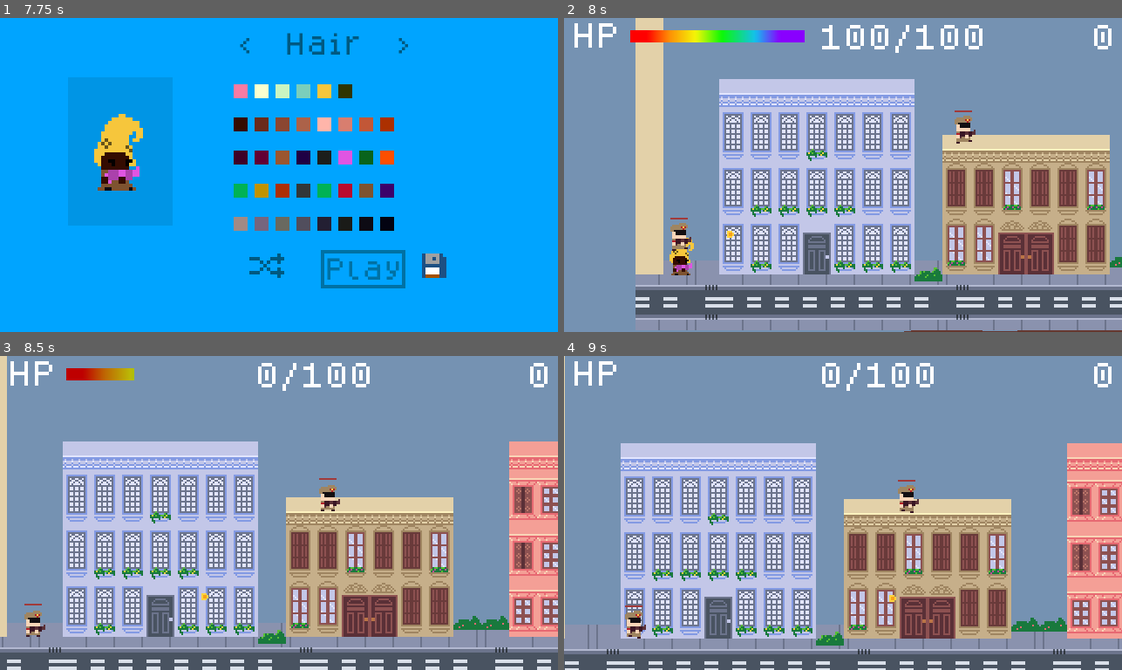
Above: before the commit, frames 1-4 (two rows, left to right).
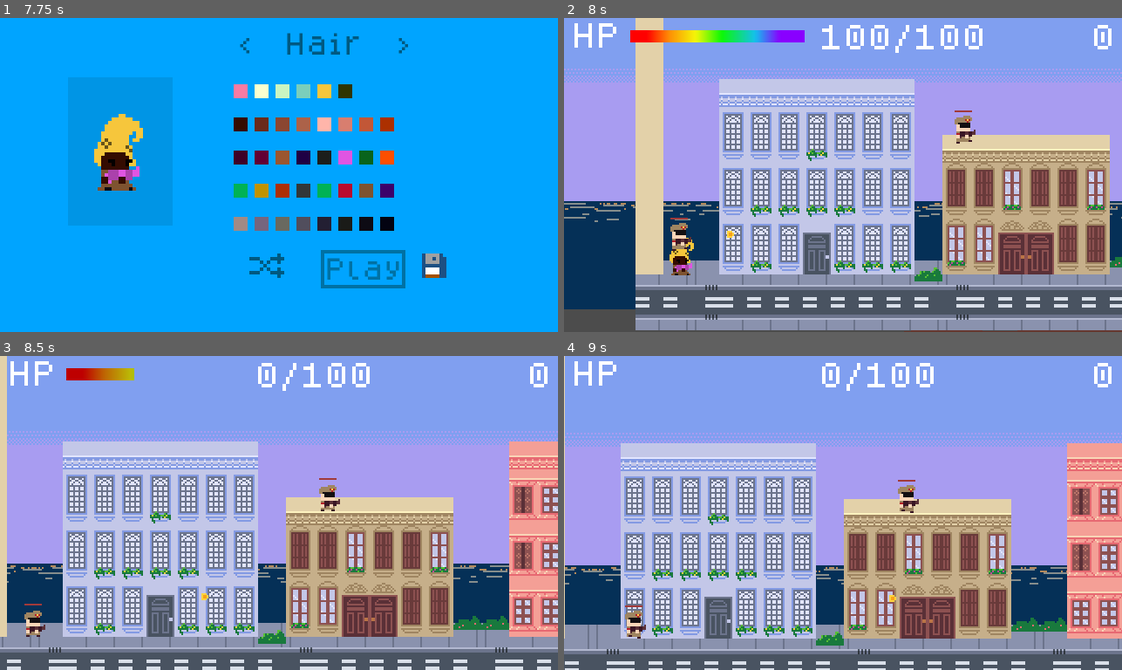
Above: after the commit, the same moments.

Repository: hamiltonromualdo/bring-ur-glam
Game: Godot game, scene res://src/UserInterface/TitleScreen.tscn
Same seed, same stepped clock (60 frames per second), same inputs: the game is played once before the commit and once after it. Sound files missing from this copy of the repository are replaced by a short silence.
Inputs (mouse positions are in pixels of both pictures, inside the frame that each line leads up to):
- Up to frame 1 (7.75 s): tap Enter at 0.5 s; move the mouse to (401, 159) at 0.52 s; hold Right (ui_right) 0.53-2.03 s; tap Space at 1.25 s; move the mouse to (167, 190) at 1.27 s; move the mouse to (334, 105) at 2.02 s; hold Left (ui_left) 2.03-2.78 s; move the mouse to (251, 237) at 2.77 s; hold Right (ui_right) 2.78-4.28 s; move the mouse to (446, 222) at 3.52 s; move the mouse to (111, 127) at 4.27 s; hold Left (ui_left) 4.28-5.03 s; move the mouse to (306, 175) at 5.02 s; hold Right (ui_right) 5.03-5.78 s; move the mouse to (195, 96) at 5.77 s; hold Left (ui_left) 5.78-6.5 s; click "Play" at 6.5 s; click "Play" at 7.25 s
- Up to frame 2 (8 s): no input
- Up to frame 3 (8.5 s): move the mouse to (401, 497) at 8.02 s; hold Left (ui_left) from 8.03 s (still down)
- Up to frame 4 (9 s): move the mouse to (731, 528) at 8.77 s; release Left (ui_left) at 8.78 s; hold Right (ui_right) from 8.78 s (still down)

Frame 1 is identical in both runs. In frame 2, 42% of the frame differs, in the area x 0-100%, y 0-100%; in frame 3, 45%; in frame 4, 46%, in the area x 0-100%, y 0-86%.

Commit message:
Add Sea and Sky Parallaxes

Diff:
--- a/bring_ur_glam/src/Levels/Playground.tscn
+++ b/bring_ur_glam/src/Levels/Playground.tscn
@@ -1,11 +1,11 @@
-[gd_scene load_steps=22 format=2]
+[gd_scene load_steps=23 format=2]
 
 [ext_resource path="res://src/Levels/WalkingPath.gd" type="Script" id=1]
 [ext_resource path="res://src/Levels/Playground.gd" type="Script" id=2]
 [ext_resource path="res://assets/bg/cristo.png" type="Texture" id=3]
 [ext_resource path="res://assets/sound/playground_theme.mp3" type="AudioStream" id=4]
 [ext_resource path="res://src/Actors/Player.tscn" type="PackedScene" id=5]
-[ext_resource path="res://assets/bg.png" type="Texture" id=6]
+[ext_resource path="res://assets/bg/pl_sunset.png" type="Texture" id=6]
 [ext_resource path="res://src/UserInterface/HUD.tscn" type="PackedScene" id=7]
 [ext_resource path="res://assets/tiles/path.tres" type="TileSet" id=8]
 [ext_resource path="res://src/Levels/Buildings.gd" type="Script" id=9]
@@ -17,6 +17,7 @@
 [ext_resource path="res://assets/tiles/fountain_2.png" type="Texture" id=15]
 [ext_resource path="res://assets/tiles/fountain_0.png" type="Texture" id=16]
 [ext_resource path="res://src/Actors/Enemy.tscn" type="PackedScene" id=17]
+[ext_resource path="res://assets/bg/pl_sea.png" type="Texture" id=18]
 
 [sub_resource type="SpriteFrames" id=7]
 animations = [ {
@@ -1828,14 +1829,25 @@
 [node name="Sky" type="ParallaxBackground" parent="."]
 
 [node name="ParallaxLayer" type="ParallaxLayer" parent="Sky"]
-position = Vector2( -1360, -16 )
-motion_scale = Vector2( 0.5, 0.5 )
-motion_mirroring = Vector2( 2784, 2379 )
+position = Vector2( -1387, -54 )
+motion_mirroring = Vector2( 320, 0 )
 
 [node name="Sprite" type="Sprite" parent="Sky/ParallaxLayer"]
-position = Vector2( -736, -1760 )
-scale = Vector2( 3, 3 )
 texture = ExtResource( 6 )
+centered = false
+
+[node name="Sea" type="ParallaxBackground" parent="."]
+
+[node name="ParallaxLayer" type="ParallaxLayer" parent="Sea"]
+position = Vector2( -1382, 150 )
+motion_scale = Vector2( 0.5, 1 )
+motion_mirroring = Vector2( 320, 0 )
+__meta__ = {
+"_edit_group_": true
+}
+
+[node name="Sprite" type="Sprite" parent="Sea/ParallaxLayer"]
+texture = ExtResource( 18 )
 centered = false
 
 [node name="Sky2" type="ParallaxBackground" parent="."]
@@ -1882,13 +1894,12 @@
 [node name="AnimatedSprite" type="AnimatedSprite" parent="Decoration"]
 position = Vector2( -712, 171 )
 frames = SubResource( 7 )
-frame = 2
 playing = true
 
 [node name="AnimatedSprite2" type="AnimatedSprite" parent="Decoration"]
 position = Vector2( 674, 170 )
 frames = SubResource( 7 )
-frame = 1
+frame = 3
 playing = true
 
 [node name="DecorationOffset-4" type="TileMap" parent="."]
Binary file added: bring_ur_glam/assets/bg/pl_sea.png
Not shown, added: bring_ur_glam/assets/bg/pl_sea.png.import
Binary file added: bring_ur_glam/assets/bg/pl_sunset.png
Not shown, added: bring_ur_glam/assets/bg/pl_sunset.png.import
